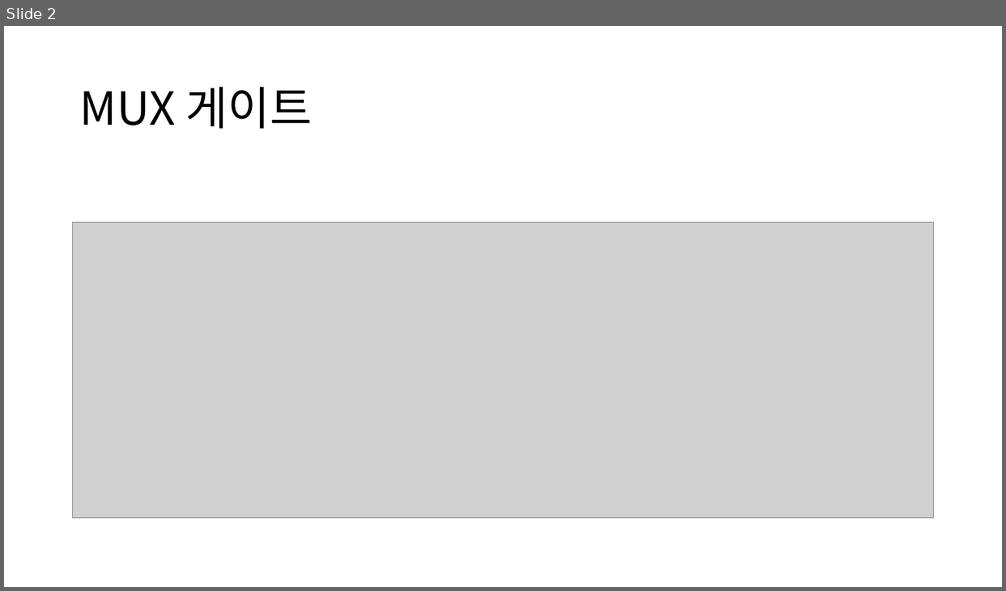
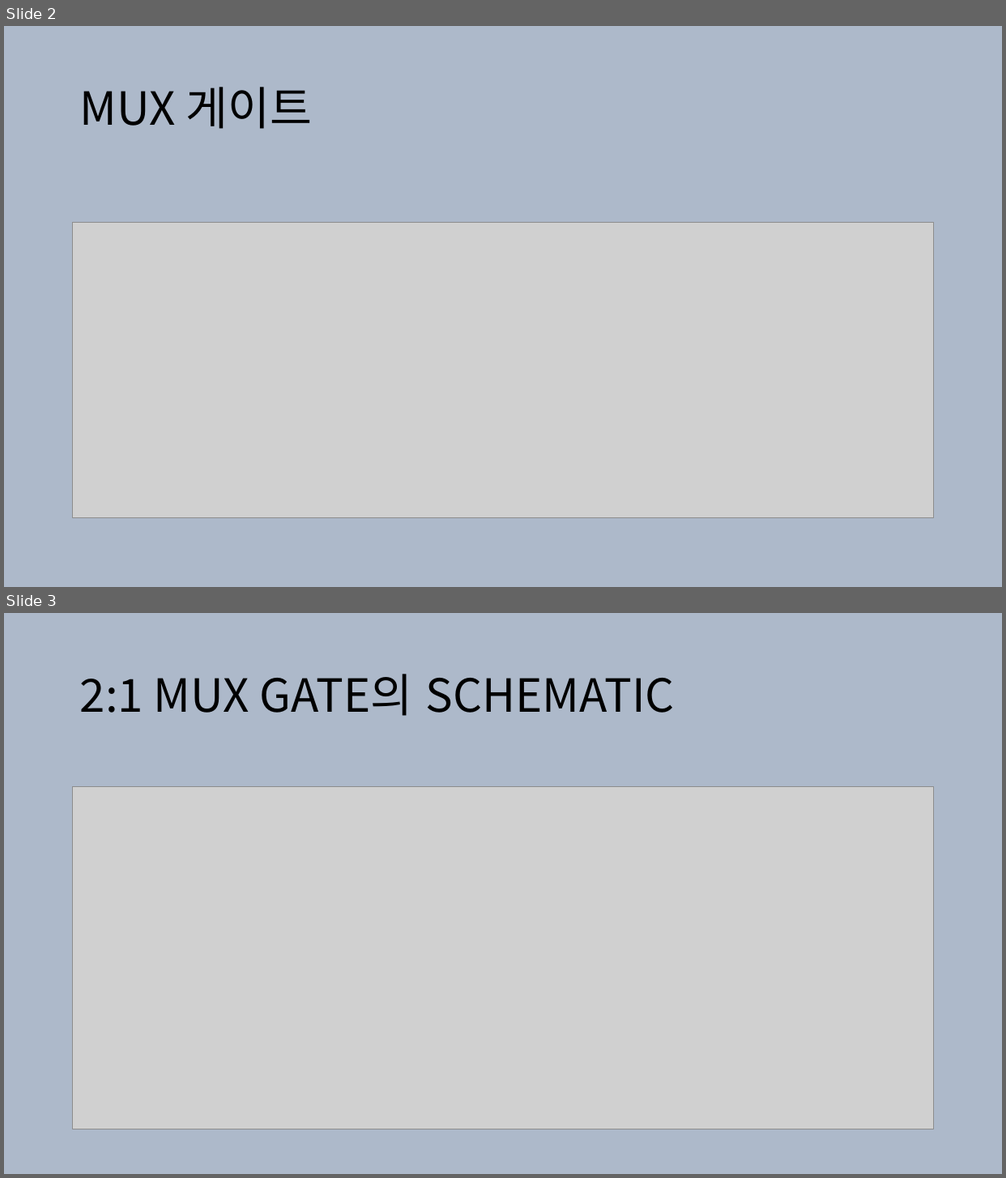
Before and after one commit to jwl1109/IOT, a slide deck: VLSI design 설계 실습/2025-05-28.pptx. Shown one above the other, each under a label of ours: slide 2 before the commit, slides 2 and 3 after it. The pictures are 1006x591 and 1006x1178 pixels, drawn with LibreOffice and Linux fonts; fonts in the diff are those of the drawing; grey boxes stand for pictures. Boxes give left, top, right and bottom in pixels: in the first picture for what was removed or moved away, otherwise in the second. Text is boxed around its words. In the diff, an @@ line names an element or a change of style, - is before the commit and + after.

```diff
--- a/VLSI design 설계 실습/2025-05-28.pptx
+++ b/VLSI design 설계 실습/2025-05-28.pptx
@@ slide 3 added at [4,613,1002,1174], background #ADB9CA @@
@@ title added at [80,674,675,716], 44 pt, text #000000 @@
+2:1 MUX GATE의 SCHEMATIC
@@ picture added at [73,787,934,1130] @@
@@ slide 2 changed as well @@
@@ background #FFFFFF to #ADB9CA @@
```
Also in this commit, not shown: 12 other slides changed, 8 other slides added, 8 slides removed, 4 other files.
